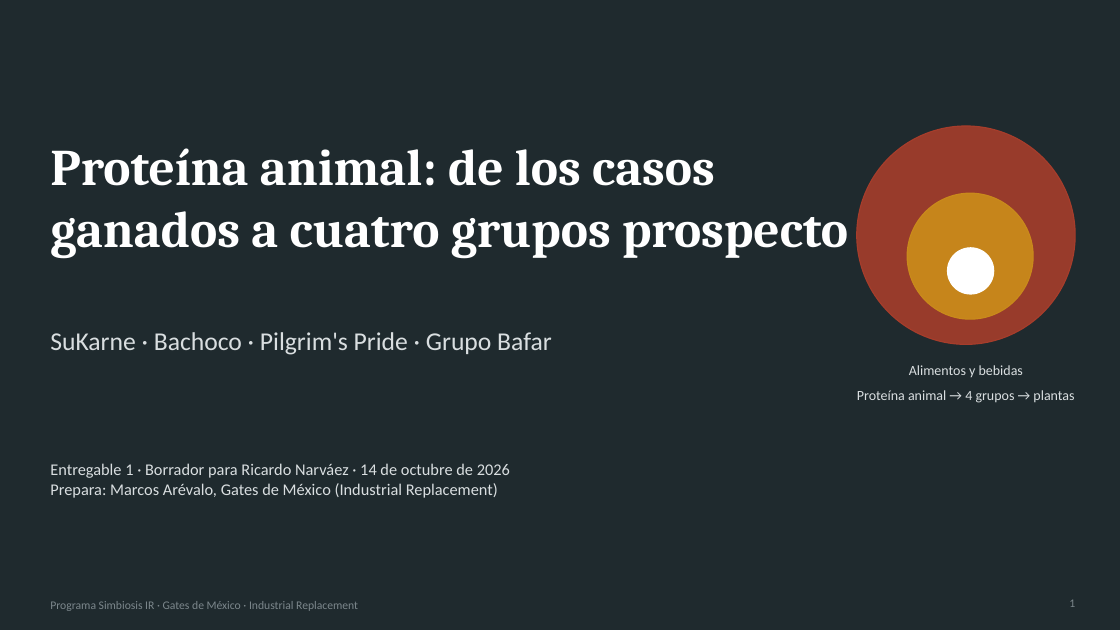
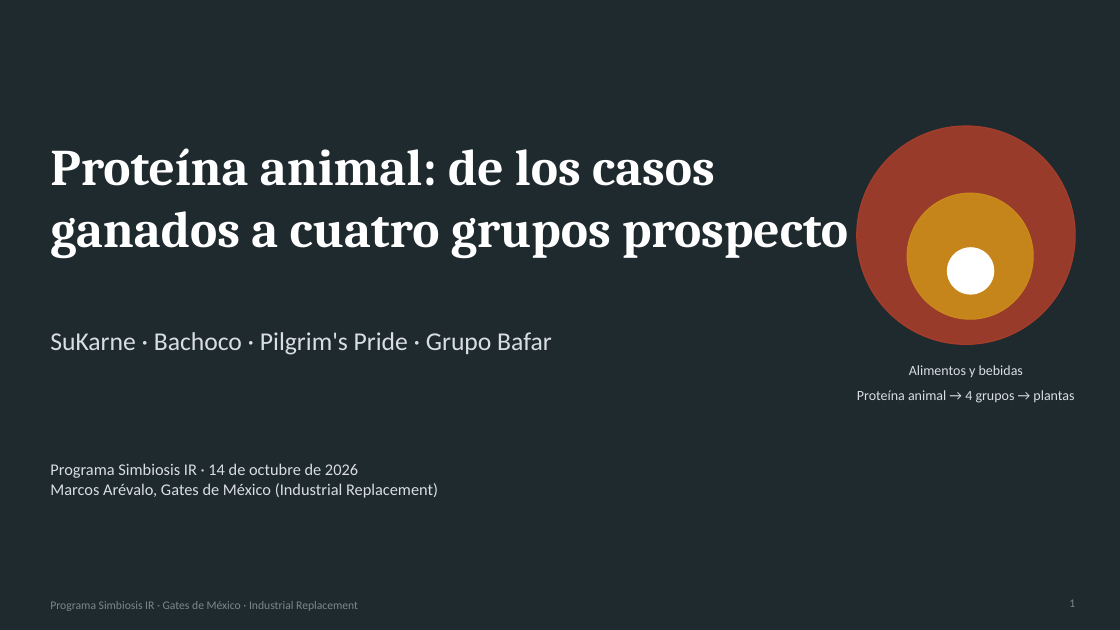
Before and after one commit to Marckqalex/Simbiosis-IR, a slide deck: slide 1 of entregables/Simbiosis_IR_Proteina_Animal_Entregable1.pptx. Drawn at 1120x630 pixels with LibreOffice and Linux fonts; fonts in the diff are those of the drawing. Boxes give left, top, right and bottom in pixels: in the first picture for what was removed or moved away, otherwise in the second. Text is boxed around its words. In the diff, an @@ line names an element or a change of style, - is before the commit and + after.

```diff
--- a/entregables/Simbiosis_IR_Proteina_Animal_Entregable1.pptx
+++ b/entregables/Simbiosis_IR_Proteina_Animal_Entregable1.pptx
@@ text at [50,463,438,498]: text changed @@
-Entregable 1 · Borrador para Ricardo Narváez · 14 de octubre de 2026
-Prepara: Marcos Arévalo, Gates de México (Industrial Replacement)
+Programa Simbiosis IR · 14 de octubre de 2026
+Marcos Arévalo, Gates de México (Industrial Replacement)
```
Also in this commit, not shown: 9 other slides changed, 4 slides added, 1 slide removed, 1 other file.
